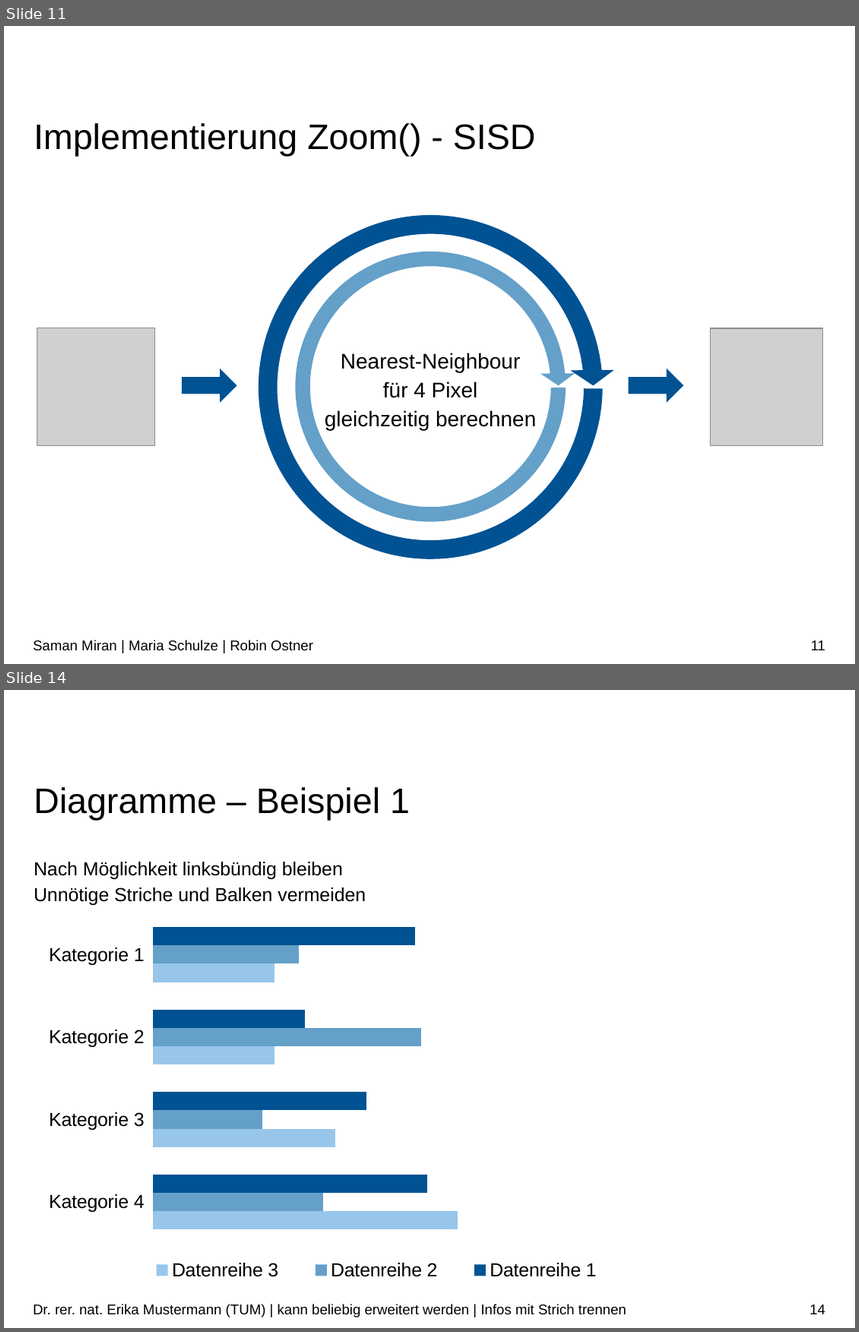
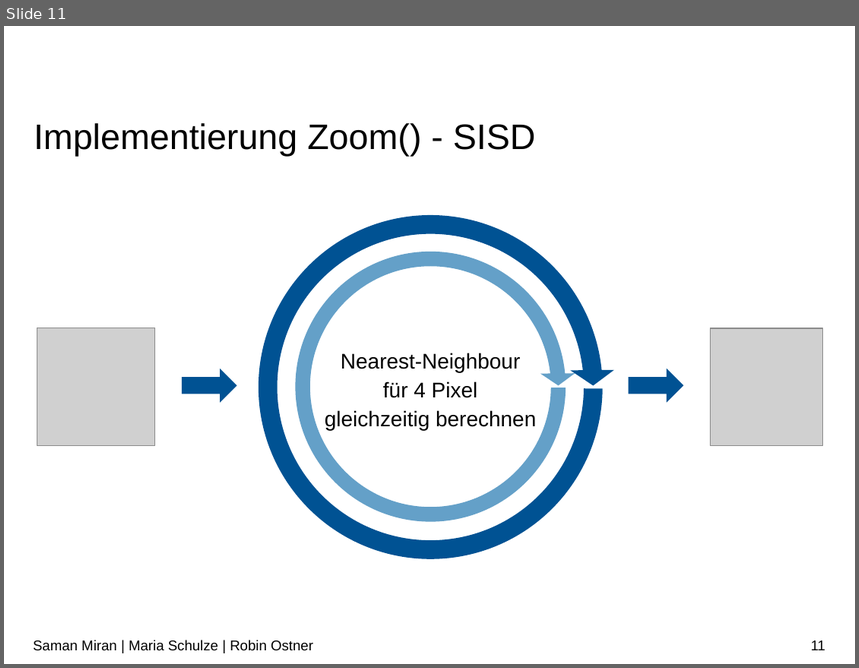
Before and after one commit to RobinOstner/bestASP, a slide deck: Praktikum ASP – Team 15.pptx. Shown one above the other, each under a label of ours: slides 11 and 14 before the commit, slide 11 after it; the slides between them are not shown. The pictures are 859x1332 and 859x668 pixels, drawn with LibreOffice and Linux fonts; fonts in the diff are those of the drawing; grey boxes stand for pictures; background and template pictures are left out. Boxes give left, top, right and bottom in pixels: in the first picture for what was removed or moved away, otherwise in the second. Text is boxed around its words. In the diff, an @@ line names an element or a change of style, - is before the commit and + after.

```diff
--- a/Praktikum ASP – Team 15.pptx
+++ b/Praktikum ASP – Team 15.pptx
@@ slide 14 removed at (4,690,855,1328), background #FFFFFF @@
@@ title removed at (34,787,410,820) @@
-Diagramme – Beispiel 1
@@ text removed at (34,862,366,905) @@
-Nach Möglichkeit linksbündig bleiben
-Unnötige Striche und Balken vermeiden
@@ bar chart removed at (24,912,816,1304) @@
-categories: Kategorie 1, Kategorie 2, Kategorie 3, Kategorie 4
-Datenreihe 1: 86, 50, 70, 90
-Datenreihe 2: 48, 88, 36, 56
-Datenreihe 3: 40, 40, 60, 100
@@ text removed at (33,1304,626,1318) @@
-Dr. rer. nat. Erika Mustermann (TUM) | kann beliebig erweitert werden | Infos mit Strich trennen
@@ page number removed at (810,1305,826,1315) @@
-14
```
Also in this commit, not shown: 2 slides added, 3 other slides removed.
